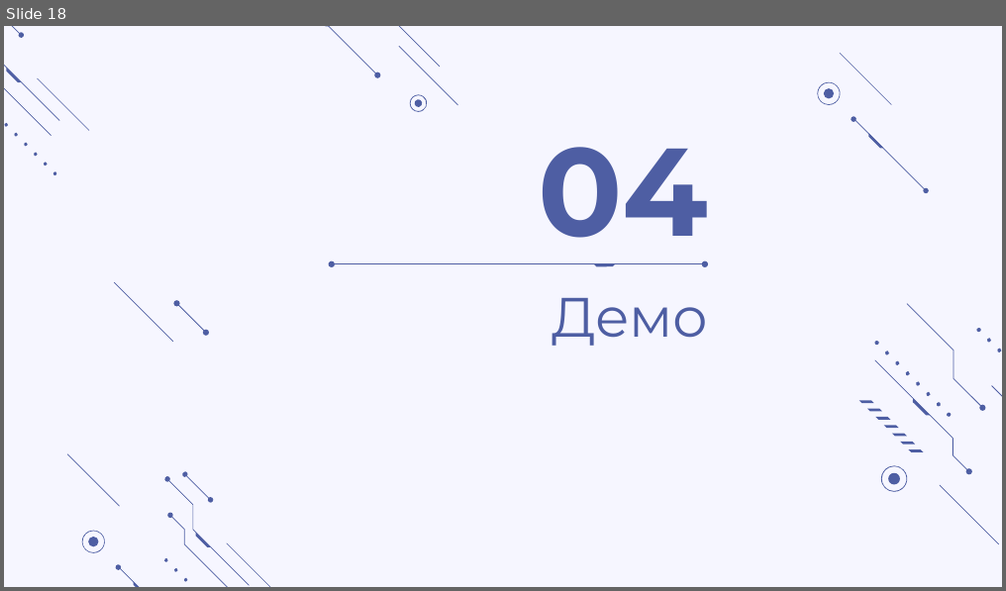
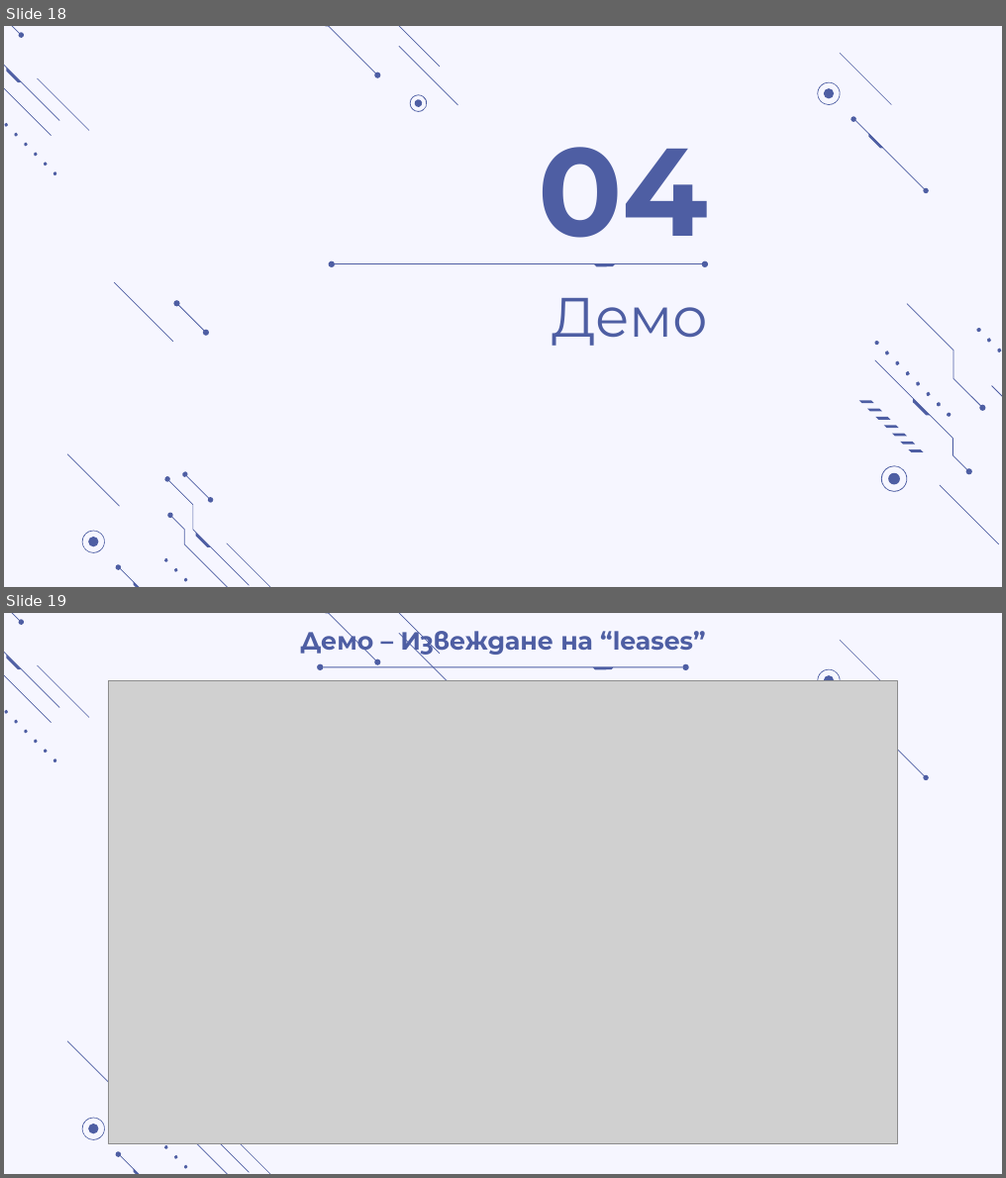
Before and after one commit to ogi02/DHCP-Server-Installation, a slide deck: DHCP Server Configuration.pptx. Shown one above the other, each under a label of ours: slide 18 before the commit, slides 18 and 19 after it. The pictures are 1006x591 and 1006x1178 pixels, drawn with LibreOffice and Linux fonts; fonts in the diff are those of the drawing; grey boxes stand for pictures. Boxes give left, top, right and bottom in pixels: in the first picture for what was removed or moved away, otherwise in the second. Text is boxed around its words. In the diff, an @@ line names an element or a change of style, - is before the commit and + after.

```diff
--- a/DHCP Server Configuration.pptx
+++ b/DHCP Server Configuration.pptx
@@ slide 19 added at (x1=4, y1=613, x2=1002, y2=1174), background #F6F6FF; not listed: 30 template elements that a slide beside it also shows @@
@@ title added at (x1=300, y1=626, x2=705, y2=657), 18 pt, text #4E5EA3, bold @@
+Демо – Извеждане на “leases”
@@ group added at (x1=318, y1=657, x2=688, y2=678): 2 ellipses, 1 freeform shape, 1 line @@
@@ picture added at (x1=109, y1=681, x2=897, y2=1144) @@
```
Also in this commit, not shown: 1 slide changed, 3 other slides added, 4 slides removed.
